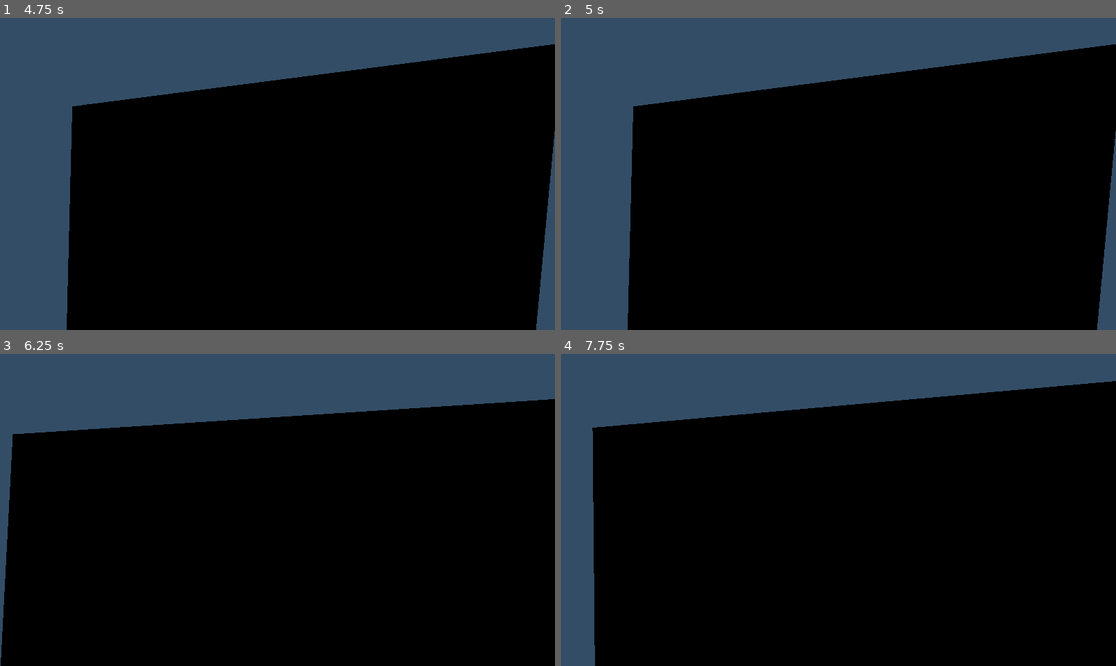
Above: before the commit, frames 1-4 (two rows, left to right).
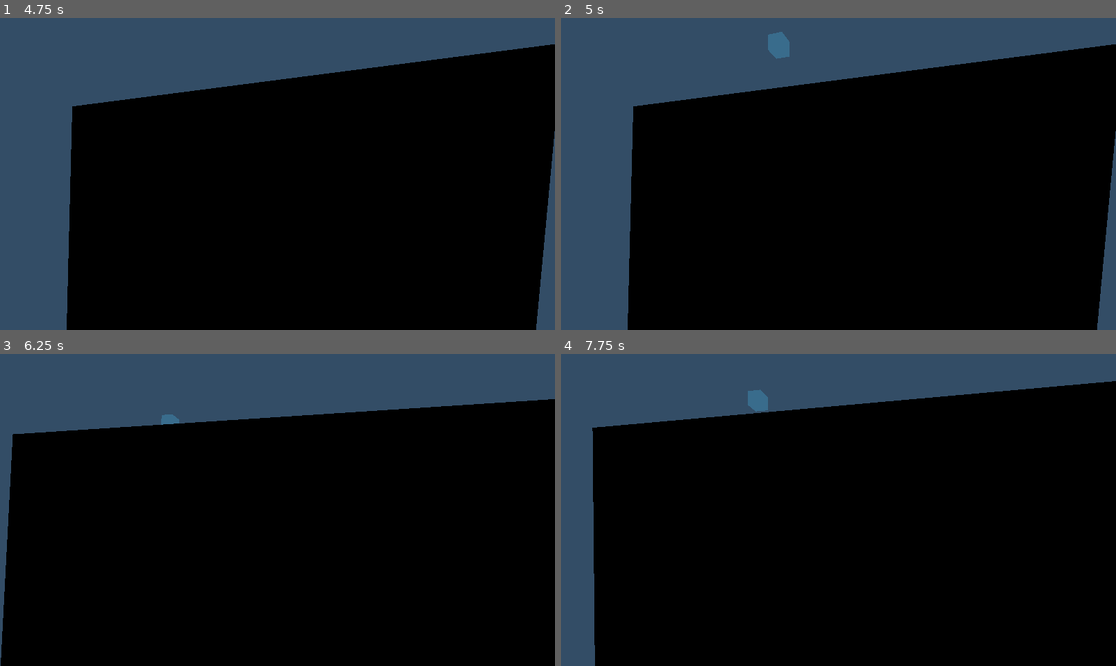
Above: after the commit, the same moments.

Repository: jvastola/GodotPhysicsRig
Game: Godot game, scene res://MainScene.tscn
Same seed, same stepped clock (60 frames per second), same inputs: the game is played once before the commit and once after it.
Inputs (mouse positions are in pixels of both pictures, inside the frame that each line leads up to):
- Up to frame 1 (4.75 s): move the mouse to (305, 174) at 0.52 s; hold Shift (sprint) 0.53-1.28 s; hold W (move_forward) from 0.53 s (still down); click (305, 174) at 0.67 s; tap Space (jump) at 0.77, 1.52, 3.02, 3.5, 3.77, 4.52 s; move the mouse to (249, 174) at 1.27 s; click (249, 174) at 1.35 s; move the mouse to (288, 167) at 2.02 s; hold Shift (sprint) 2.03-2.78 s; tap Enter at 2.75, 4.25 s; move the mouse to (271, 180) at 2.77 s; click (271, 180) at 2.85 s; move the mouse to (316, 177) at 3.52 s; hold Shift (sprint) 3.53-4.28 s; move the mouse to (233, 170) at 4.27 s; click (233, 170) at 4.35 s
- Up to frame 2 (5 s): keep holding W (move_forward)
- Up to frame 3 (6.25 s): move the mouse to (283, 510) at 5.02 s; hold Shift (sprint) 5.03-5.78 s; click (283, 510) at 5.17 s; tap Space (jump) at 5.75, 6.02 s; move the mouse to (255, 503) at 5.77 s; release W (move_forward) at 5.78 s; hold D (move_right) from 5.78 s (still down); click (255, 503) at 5.85 s
- Up to frame 4 (7.75 s): move the mouse to (866, 510) at 6.52 s; release D (move_right) at 6.53 s; hold Shift (sprint) 6.53-7.28 s; hold W (move_forward) from 6.53 s (still down); tap Space (jump) at 6.77, 7.52 s; tap Enter at 7.25 s; move the mouse to (810, 510) at 7.27 s; click (810, 510) at 7.35 s

Frame 1 is identical in both runs. In frame 2, 0.3% of the frame differs, in the area x 37-42%, y 4-14%; in frame 3, less than 0.1%; in frame 4, 0.2%.

Commit message:
feat(grid_snap_indicator): add GridSnapIndicator script for snapping objects to a grid; enhance positioning and visibility features

Diff:
--- a/XRPlayer.tscn
+++ b/XRPlayer.tscn
@@ -7,6 +7,7 @@
 [ext_resource type="Script" uid="uid://chk4ixs7ag67p" path="res://watch_compass.gd" id="5_watch"]
 [ext_resource type="Script" uid="uid://u2otyj4gjtl2" path="res://hand_pointer.gd" id="6_pointer"]
 [ext_resource type="PackedScene" uid="uid://b2gkx1eim00mw" path="res://UIViewport3D.tscn" id="7_ui_viewport"]
+[ext_resource type="Script" uid="uid://cblrw6wmmg7gp" path="res://grid_snap_indicator.gd" id="8_grid_snap"]
 
 [sub_resource type="BoxShape3D" id="BoxShape3D_l588l"]
 size = Vector3(0.3, 0.3, 0.2)
@@ -43,6 +44,14 @@
 bottom_radius = 0.01
 height = 0.001
 radial_segments = 16
+
+[sub_resource type="StandardMaterial3D" id="StandardMaterial3D_grid_indicator"]
+transparency = 1
+shading_mode = 0
+disable_fog = true
+albedo_color = Color(0.3, 0.8, 1, 0.25)
+
+[sub_resource type="BoxMesh" id="BoxMesh_grid_indicator"]
 
 [sub_resource type="CapsuleShape3D" id="CapsuleShape3D_extra"]
 radius = 0.2
@@ -165,6 +174,18 @@
 [node name="PointerRayHit" type="MeshInstance3D" parent="PlayerBody/XROrigin3D/LeftController/HandPointer"]
 cast_shadow = 0
 mesh = SubResource("CylinderMesh_pointer_hit")
+
+[node name="GridSnapIndicator" type="Node3D" parent="PlayerBody/XROrigin3D/LeftController/HandPointer"]
+script = ExtResource("8_grid_snap")
+follow_mode = "always"
+align_with_surface_normal = true
+maintain_visibility_without_hit = true
+raycast_path = NodePath("../PointerRayCast")
+
+[node name="IndicatorMesh" type="MeshInstance3D" parent="PlayerBody/XROrigin3D/LeftController/HandPointer/GridSnapIndicator"]
+material_override = SubResource("StandardMaterial3D_grid_indicator")
+cast_shadow = 0
+mesh = SubResource("BoxMesh_grid_indicator")
 
 [node name="RightController" type="XRController3D" parent="PlayerBody/XROrigin3D"]
 transform = Transform3D(1, 0, 0, 0, 1, 0, 0, 0, 1, 0.549018, 0, 0)
--- /dev/null
+++ b/grid_snap_indicator.gd
@@ -0,0 +1,172 @@
+extends Node3D
+
+class_name GridSnapIndicator
+
+var _grid_size: float = 0.1
+var _snap_interval: float = 0.1
+var _orientation_space: String = "world"
+
+@export_enum("on_hit", "always", "manual") var follow_mode: String = "on_hit"
+@export_enum("world", "local") var orientation_space := "world":
+	set(value):
+		_orientation_space = value
+		_apply_orientation_space()
+	get:
+		return _orientation_space
+@export var align_with_surface_normal: bool = false
+@export var maintain_visibility_without_hit: bool = false
+
+@export_range(0.01, 5.0, 0.01) var grid_size: float = 0.1:
+	set(value):
+		_grid_size = max(value, 0.01)
+		_apply_indicator_scale()
+	get:
+		return _grid_size
+
+@export_range(0.05, 1.0, 0.01) var snap_interval: float = 0.1:
+	set(value):
+		_snap_interval = max(value, 0.01)
+	get:
+		return _snap_interval
+
+@export var raycast_path: NodePath
+@export var indicator_mesh_path: NodePath = NodePath("IndicatorMesh")
+@export var auto_sample_from_raycast: bool = true
+@export var hide_without_hit: bool = true
+var _raycast: RayCast3D
+var _indicator_mesh: MeshInstance3D
+var _accumulated_time: float = 0.0
+var _last_snapped_position: Vector3 = Vector3.ZERO
+var _has_valid_position: bool = false
+var _initial_basis: Basis = Basis.IDENTITY
+
+func _ready() -> void:
+	_raycast = get_node_or_null(raycast_path) as RayCast3D
+	_indicator_mesh = get_node_or_null(indicator_mesh_path) as MeshInstance3D
+	_initial_basis = global_transform.basis
+	_apply_indicator_scale()
+	_apply_indicator_material()
+	_apply_orientation_space()
+	_set_indicator_visible(false)
+
+func _physics_process(delta: float) -> void:
+	if not auto_sample_from_raycast or not _raycast:
+		return
+	if follow_mode == "manual":
+		return
+	_accumulated_time += delta
+	if _accumulated_time < _snap_interval:
+		return
+	_accumulated_time = 0.0
+	_update_from_raycast()
+
+func _update_from_raycast() -> void:
+	if not _raycast:
+		return
+	var has_hit: bool = _raycast.is_colliding()
+	if follow_mode == "on_hit":
+		if not has_hit:
+			if hide_without_hit:
+				clear_indicator()
+			return
+		_snap_from_sample(_raycast.get_collision_point(), has_hit, _raycast.get_collision_normal())
+		return
+	if follow_mode == "always":
+		var target_point: Vector3
+		var normal: Vector3 = Vector3.UP
+		if has_hit:
+			target_point = _raycast.get_collision_point()
+			normal = _raycast.get_collision_normal()
+		else:
+			target_point = _raycast.to_global(_raycast.target_position)
+		_snap_from_sample(target_point, has_hit, normal)
+		return
+	# manual mode falls through for external control
+
+func snap_world_position(world_position: Vector3, show: bool = true, surface_normal: Vector3 = Vector3.UP) -> void:
+	_apply_snapped_position(_snap_to_grid(world_position), surface_normal)
+	if show:
+		_set_indicator_visible(true)
+	else:
+		_set_indicator_visible(false)
+
+func clear_indicator() -> void:
+	_has_valid_position = false
+	_set_indicator_visible(false)
+
+func get_last_snapped_position() -> Vector3:
+	return _last_snapped_position
+
+func has_snapped_position() -> bool:
+	return _has_valid_position
+
+func _snap_to_grid(position: Vector3) -> Vector3:
+	var cell_size: float = max(_grid_size, 0.01)
+	return Vector3(
+		_snap_axis(position.x, cell_size),
+		_snap_axis(position.y, cell_size),
+		_snap_axis(position.z, cell_size)
+	)
+
+func _snap_axis(value: float, cell_size: float) -> float:
+	return round(value / cell_size) * cell_size
+
+func _apply_indicator_scale() -> void:
+	if not _indicator_mesh:
+		return
+	var size: float = max(_grid_size, 0.01)
+	_indicator_mesh.scale = Vector3.ONE * size
+
+func _apply_snapped_position(snapped: Vector3, surface_normal: Vector3) -> void:
+	_last_snapped_position = snapped
+	_has_valid_position = true
+	var new_basis: Basis = _derive_basis(surface_normal)
+	var new_transform := Transform3D(new_basis, snapped)
+	global_transform = new_transform
+	_set_indicator_visible(true)
+
+func _apply_indicator_material() -> void:
+	if not _indicator_mesh:
+		return
+	if _indicator_mesh.material_override:
+		return
+	var mat := StandardMaterial3D.new()
+	mat.shading_mode = BaseMaterial3D.SHADING_MODE_UNSHADED
+	mat.transparency = BaseMaterial3D.TRANSPARENCY_ALPHA
+	mat.albedo_color = Color(0.3, 0.8, 1.0, 0.2)
+	mat.disable_fog = true
+	_indicator_mesh.material_override = mat
+
+func _set_indicator_visible(visible: bool) -> void:
+	if _indicator_mesh:
+		_indicator_mesh.visible = visible
+	self.visible = visible
+
+func _apply_orientation_space() -> void:
+	top_level = (_orientation_space == "world")
+
+func _snap_from_sample(sample_point: Vector3, has_hit: bool, surface_normal: Vector3) -> void:
+	var should_show: bool = has_hit or not hide_without_hit
+	_apply_snapped_position(_snap_to_grid(sample_point), surface_normal)
+	if not should_show and hide_without_hit and not maintain_visibility_without_hit:
+		_set_indicator_visible(false)
+
+func _derive_basis(surface_normal: Vector3) -> Basis:
+	if align_with_surface_normal and surface_normal.length_squared() > 0.0:
+		return _basis_from_normal(surface_normal)
+	if _orientation_space == "world":
+		return Basis.IDENTITY
+	if _raycast:
+		return _raycast.global_transform.basis
+	return _initial_basis
+
+func _basis_from_normal(normal: Vector3) -> Basis:
+	var y: Vector3 = normal.normalized()
+	if y.length_squared() <= 0.0:
+		return Basis.IDENTITY
+	var reference: Vector3 = Vector3.UP
+	if abs(y.dot(reference)) > 0.98:
+		reference = Vector3.RIGHT
+	var x: Vector3 = reference.cross(y).normalized()
+	var z: Vector3 = y.cross(x).normalized()
+	return Basis(x, y, z)
Not shown: 1 places in XRPlayer.tscn that only renumber resources
Not shown, added: grid_snap_indicator.gd.uid
